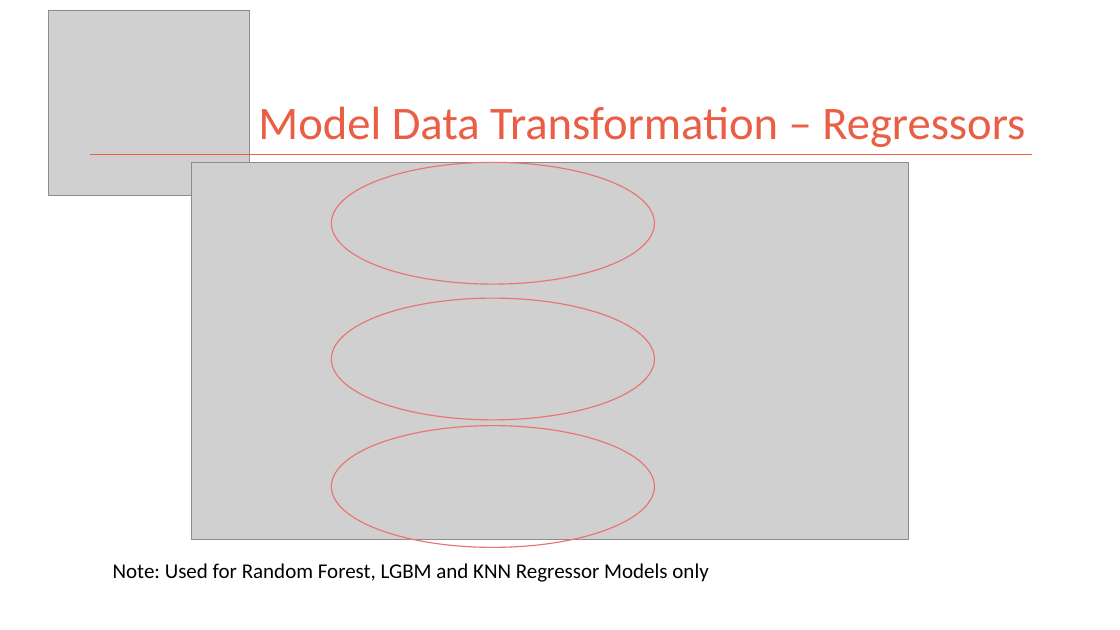
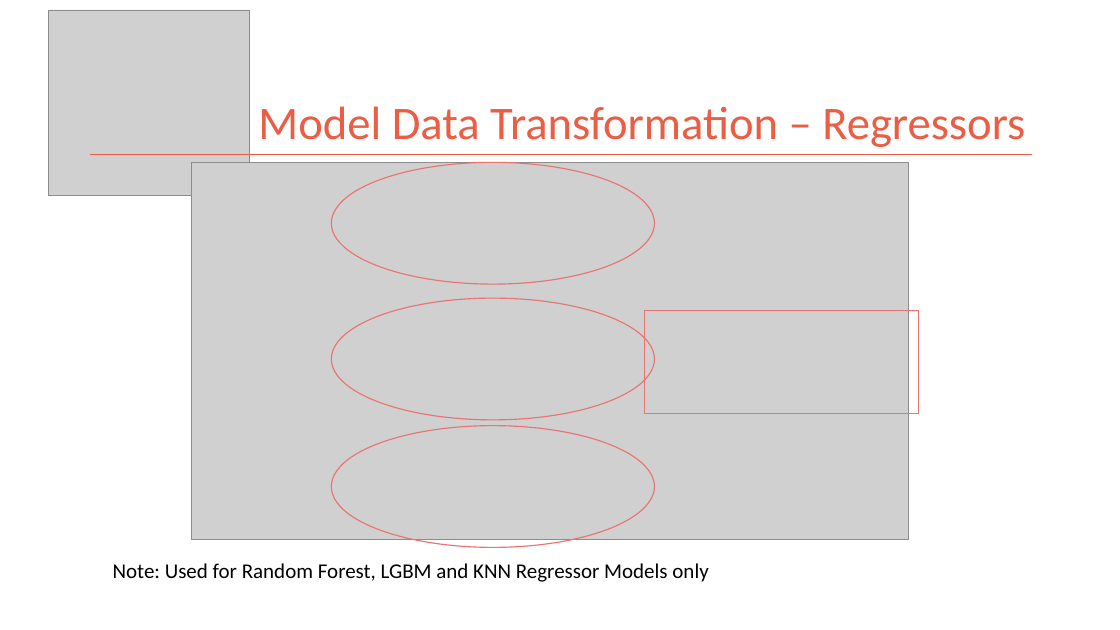
Before and after one commit to kman4/AirbnbPredictions, a slide deck: slide 10 of Airbnb Price Predictions (Model).pptx. Drawn at 1120x630 pixels with LibreOffice and Linux fonts; fonts in the diff are those of the drawing; grey boxes stand for pictures. Boxes give left, top, right and bottom in pixels: in the first picture for what was removed or moved away, otherwise in the second. Text is boxed around its words. In the diff, an @@ line names an element or a change of style, - is before the commit and + after.

Commit message:
update powerpoint

```diff
--- a/Airbnb Price Predictions (Model).pptx
+++ b/Airbnb Price Predictions (Model).pptx
@@ rectangle added at bbox=[644, 310, 918, 413], outline #E87572 1 pt @@
```
